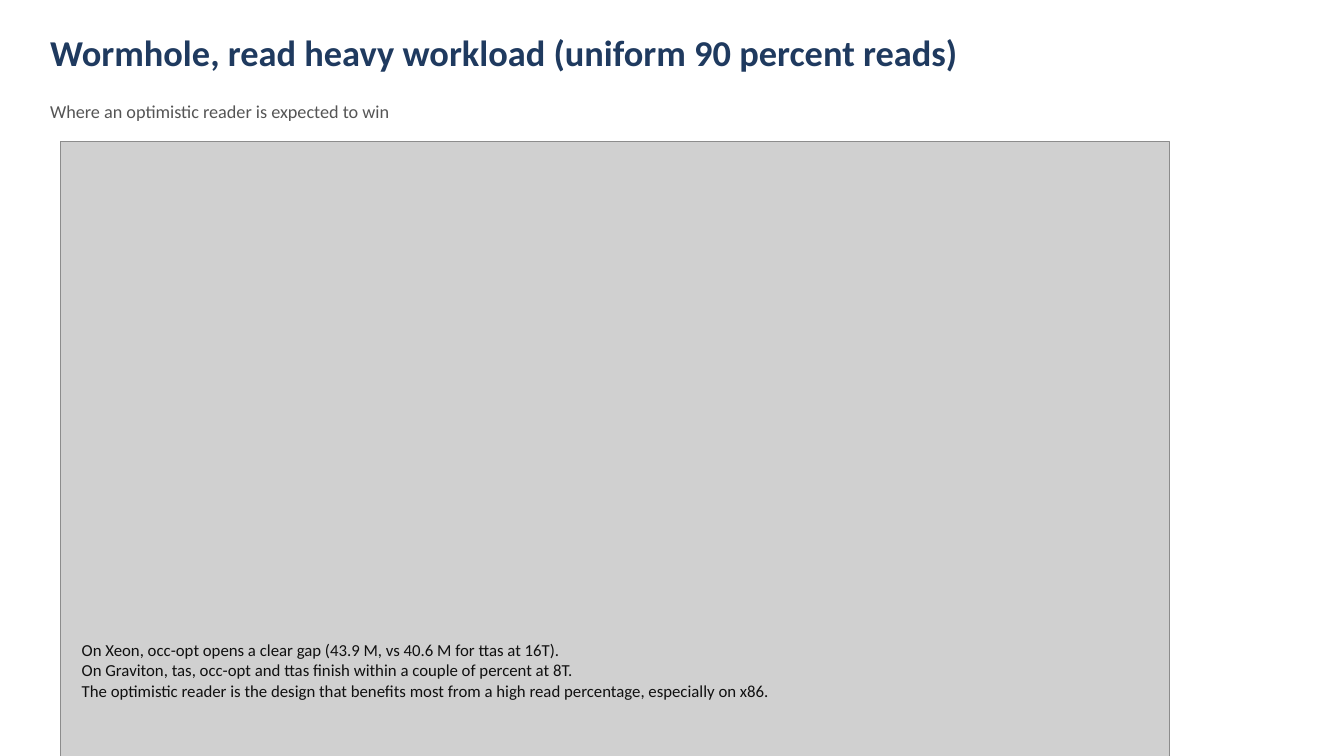
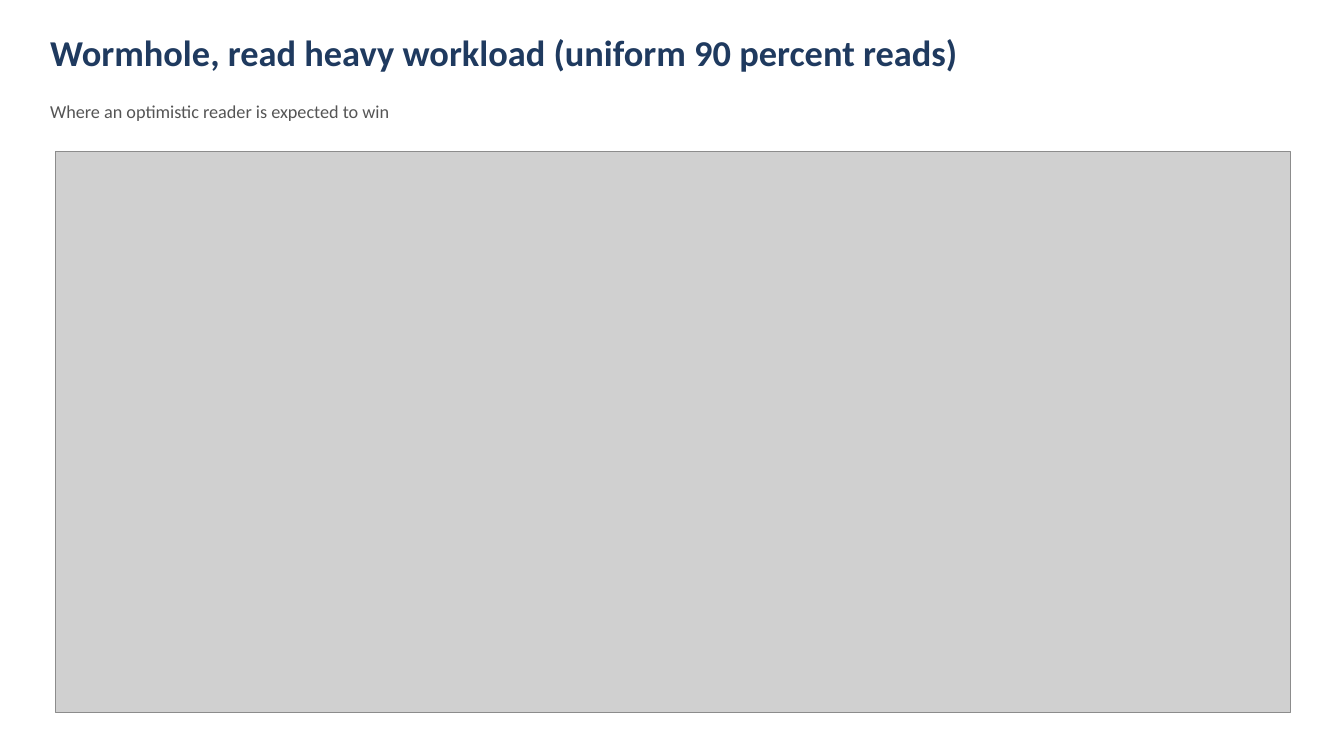
Before and after one commit to apana03/lockbench, a slide deck: slide 11 of results/deck/index_lock_evaluation.pptx. Drawn at 1344x756 pixels with LibreOffice and Linux fonts; fonts in the diff are those of the drawing; grey boxes stand for pictures. Boxes give left, top, right and bottom in pixels: in the first picture for what was removed or moved away, otherwise in the second. Text is boxed around its words. In the diff, an @@ line names an element or a change of style, - is before the commit and + after.

Commit message:
deck: fix throughput slide overflow, drop bullets, leave plot only
The throughput slides were overflowing the slide bottom because the
combined figure (figsize=(13, 7.5), height_ratios=[3,2]) rendered at
6.35" tall when placed at width=11", and the title row took 1.4",
totalling 7.75" against a 7.5" slide. The bullets text underneath then
landed on top of the bar chart at the bottom of the image.

Two fixes:
- Reduce the matplotlib figure to figsize=(14, 6.4) so the aspect ratio
  is wider/flatter (2.19 vs 1.73). At width 12.25" the rendered image
  is 5.6" tall.
- Remove the bullets entirely from every throughput slide. The plots
  carry the message on their own (lines on top, ranking bars below
  with numerical labels).

Slide layout per throughput slide: title 1.4" + image 5.6" = 7.0" used
out of 7.5" available, no overlap.

```diff
--- a/results/deck/index_lock_evaluation.pptx
+++ b/results/deck/index_lock_evaluation.pptx
@@ picture: place and size @@
-picture at [60, 141, 1170, 756]
+picture at [55, 151, 1291, 713]
@@ text removed at [82, 644, 768, 700] @@
-On Xeon, occ-opt opens a clear gap (43.9 M, vs 40.6 M for ttas at 16T).
-On Graviton, tas, occ-opt and ttas finish within a couple of percent at 8T.
-The optimistic reader is the design that benefits most from a high read percentage, especially on x86.
```
Also in this commit, not shown: 6 other slides changed, 8 other files.
